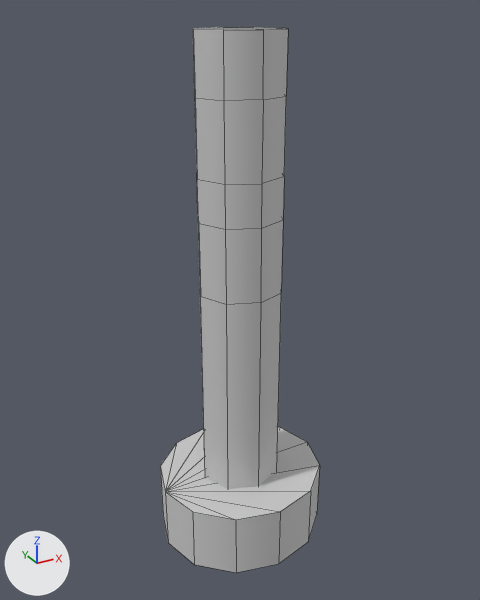
One commit to the FBX model Assets/_Assets/Models/column_03.fbx: the scene before it, then after it.
Both versions are drawn from a camera (50 mm lens) standing at (-0.65, -1.182, 1.195) and looking at (0.004, 0.008, 0.6). Lighting does not change. The marker at lower left points along +X, +Y and +Z. Mesh edges are drawn as thin lines. Where no turn or scale is listed for an object, it has been applied to the vertices.

Names of what the first picture shows: 'column_03'.
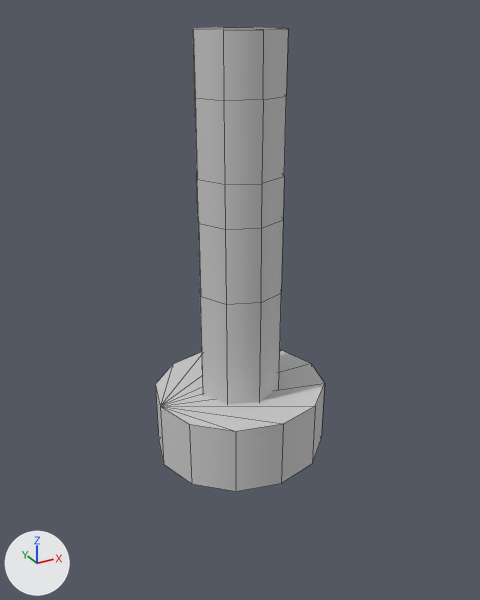
The newer file is also rescaled (x0.945), turned or shifted as a whole; pictures and numbers use the older file's frame.

The change, as a diff of the scene's bpy script:
```diff
--- a/Assets/_Assets/Models/column_03.fbx.py
+++ b/Assets/_Assets/Models/column_03.fbx.py
@@ me_mesh @@
 me_mesh.from_pydata(...)  # 72 vertices, 66 faces; spans x -0.201..0.201, y -0.188..0.188, z -0.001..1.159
 # used by ob_column_03; location = (0.0, 0.0, 0.0)
 # before: 60 (0.067, -0.063, 0.137), 61 (0.0, -0.089, 0.137), 64 (-0.067, -0.063, 0.137), 65 (-0.095, 0.0, 0.137), 66 (-0.067, 0.064, 0.137)
 # before: 68 (0.0, 0.09, 0.137), 69 (0.067, 0.064, 0.137), 70 (0.095, 0.0, 0.137)
+# me_mesh part 1: the loose piece of 24 vertices spanning x -0.201..0.201, y -0.188..0.188, z -0.001..0.156 is moved by (0.0, 0.0, 0.234)
+# me_mesh part 2
+for i in [60, 61, 64, 65, 66, 68, 69, 70]: me_mesh.vertices[i].co += Vector((0.0, 0.0, 0.234))
 me_mesh.materials.append(mat_gray_simple)
```

What differs and where, as boxes [x1, y1, x2, y2] in the pictures (480 x 600 px; the box of a moved part takes in the faces that stretch with it):
'column_03', reshaped (6% wider, 15% shorter)
    before: [160, 27, 320, 573]
    after: [155, 27, 325, 491]
part 1 of me_mesh, moved or reshaped
    before: [160, 427, 320, 573]
    after: [155, 350, 325, 491]
part 2 of me_mesh, moved or reshaped
    before: [200, 293, 281, 489]
    after: [200, 293, 281, 404]
